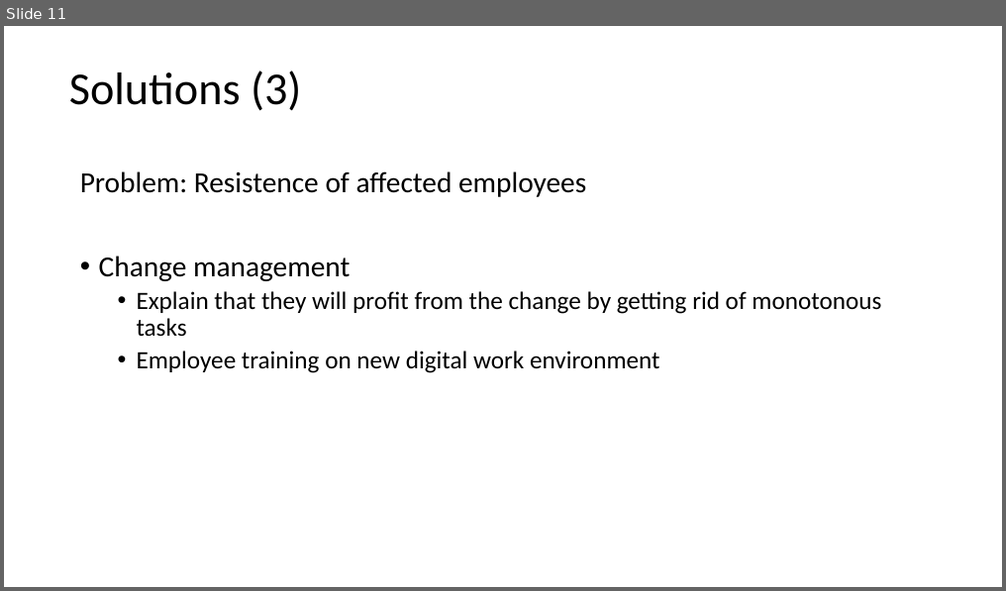
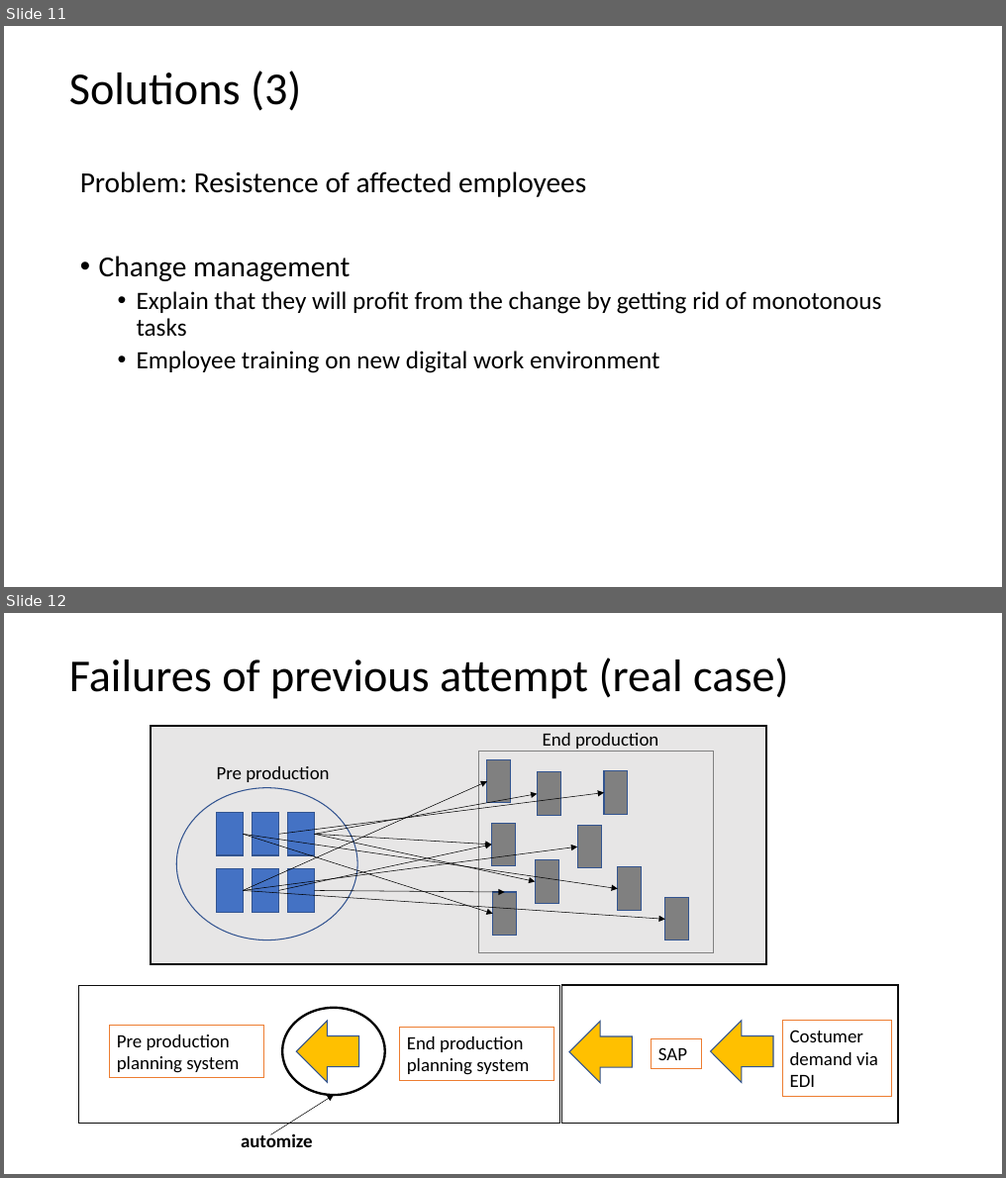
Before and after one commit to AndreasNeuhierl/InnoMgmt, a slide deck: desandere.pptx. Shown one above the other, each under a label of ours: slide 11 before the commit, slides 11 and 12 after it. The pictures are 1006x591 and 1006x1178 pixels, drawn with LibreOffice and Linux fonts; fonts in the diff are those of the drawing. Boxes give left, top, right and bottom in pixels: in the first picture for what was removed or moved away, otherwise in the second. Text is boxed around its words. In the diff, an @@ line names an element or a change of style, - is before the commit and + after.

```diff
--- a/desandere.pptx
+++ b/desandere.pptx
@@ slide 12 added at (4, 613, 1002, 1174), background #FFFFFF @@
@@ text added at (69, 658, 788, 699), 44 pt, text #000000 @@
+Failures of previous attempt (real case)
@@ group added at (151, 726, 767, 964): 17 rectangles, 11 arrows, 2 texts, 1 ellipse @@
+Pre production
+End production
@@ rectangle added at (79, 986, 560, 1124), fill #FFFFFF, outline #0D0D0D 1 pt @@
@@ rectangle added at (562, 985, 899, 1123), fill #FFFFFF, outline #0D0D0D 1 pt @@
@@ rectangle added at (110, 1026, 264, 1078), fill #FFFFFF, outline #ED7D31 1 pt, 18 pt, text #000000 @@
+Pre production planning system
@@ ellipse added at (282, 1008, 385, 1096), outline #000000 2.25 pt @@
@@ left arrow added at (296, 1021, 358, 1083), fill #FFC000, outline #325491 1 pt @@
@@ rectangle added at (399, 1028, 554, 1081), fill #FFFFFF, outline #ED7D31 1 pt, 18 pt, text #000000 @@
+End production planning system
@@ left arrow added at (569, 1022, 632, 1084), fill #FFC000, outline #325491 1 pt @@
@@ left arrow added at (711, 1021, 773, 1083), fill #FFC000, outline #325491 1 pt @@
@@ rectangle added at (782, 1021, 892, 1096), fill #FFFFFF, outline #ED7D31 1 pt, 18 pt, text #000000 @@
+Costumer demand via EDI
@@ rectangle added at (650, 1039, 701, 1069), fill #FFFFFF, outline #ED7D31 1 pt, 18 pt, text #000000 @@
+SAP
@@ arrow added from (271, 1136) to (334, 1095), #000000 0.5 pt @@
@@ text added at (241, 1132, 313, 1148), 18 pt, text #000000, bold @@
+automize
```
Also in this commit, not shown: 3 slides changed, 1 other slide added.
